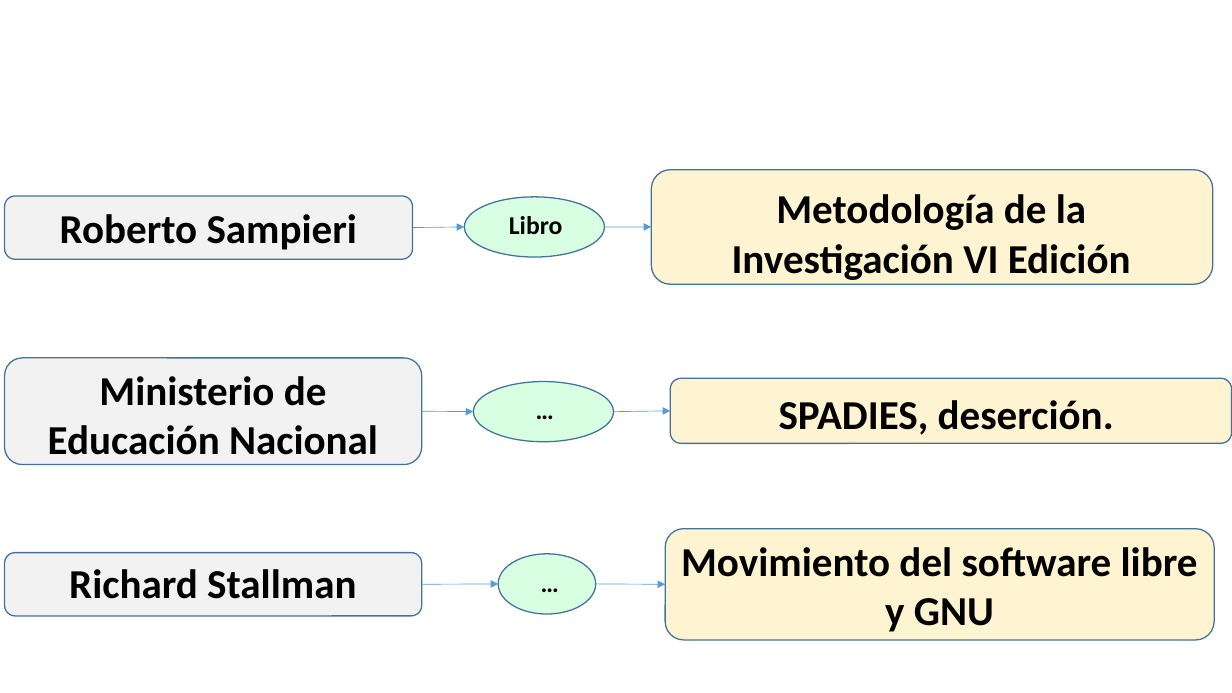
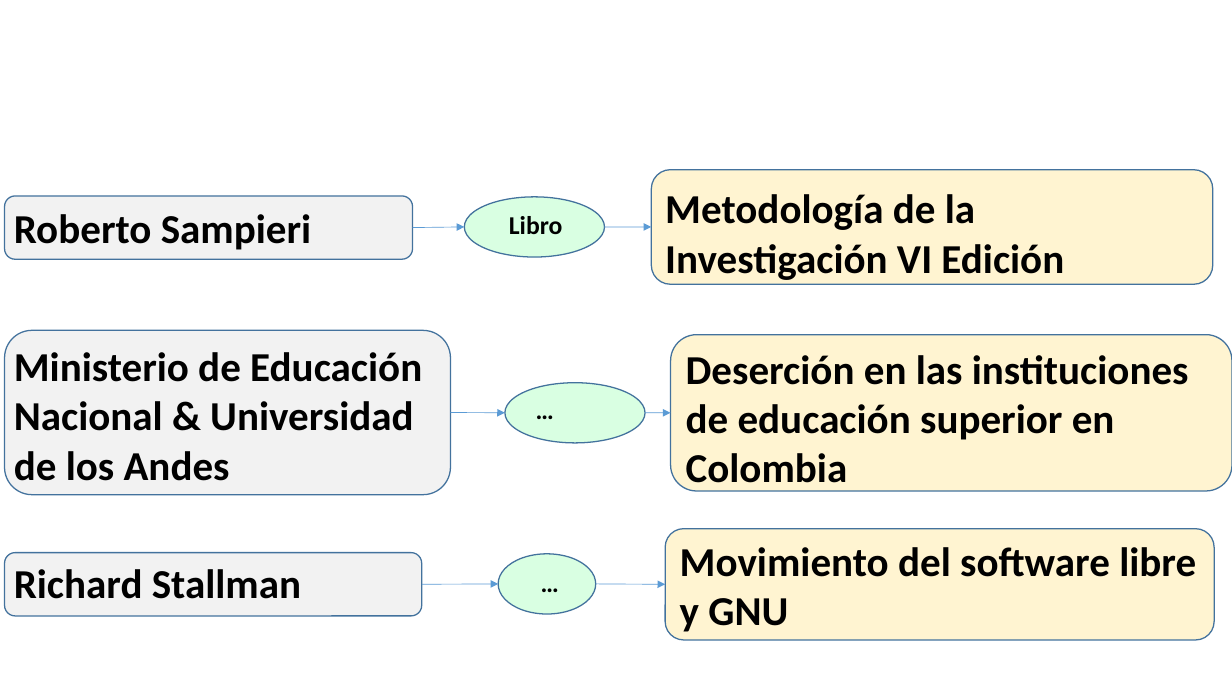
Before and after one commit to BrayanNovoa/uniminuto, a slide deck: slide 10 of expo/expo.pptx. Drawn at 1232x693 pixels with LibreOffice and Linux fonts; fonts in the diff are those of the drawing; background and template pictures are left out. Boxes give left, top, right and bottom in pixels: in the first picture for what was removed or moved away, otherwise in the second. Text is boxed around its words. In the diff, an @@ line names an element or a change of style, - is before the commit and + after.

```diff
--- a/expo/expo.pptx
+++ b/expo/expo.pptx
@@ rounded rectangle: place and size @@
-rounded rectangle at <box>5,358,421,464</box>
+rounded rectangle at <box>5,331,451,495</box>
@@ text at <box>14,352,422,490</box>: text changed @@
-Ministerio de Educación Nacional
+Ministerio de Educación Nacional & Universidad de los Andes
@@ rounded rectangle: place and size @@
-rounded rectangle at <box>670,378,1232,443</box>
+rounded rectangle at <box>671,335,1232,491</box>
@@ text at <box>686,355,1189,493</box>: text changed @@
-SPADIES, deserción.
+Deserción en las instituciones de educación superior en Colombia
@@ ellipse: place and size @@
-ellipse at <box>473,382,614,442</box>
+ellipse at <box>505,383,645,443</box>
@@ arrow moved from (421, 411) - (473, 412) to (451, 412) - (505, 413) @@
@@ arrow moved from (614, 412) - (670, 411) to (645, 413) - (671, 413) @@
@@ alignment centre to left in 4 elements at <box>14,214,311,250</box>, <box>14,569,301,599</box>, <box>665,194,1064,280</box>, <box>680,547,1196,632</box> @@
```
Also in this commit, not shown: 7 other slides changed, 5 other files.
